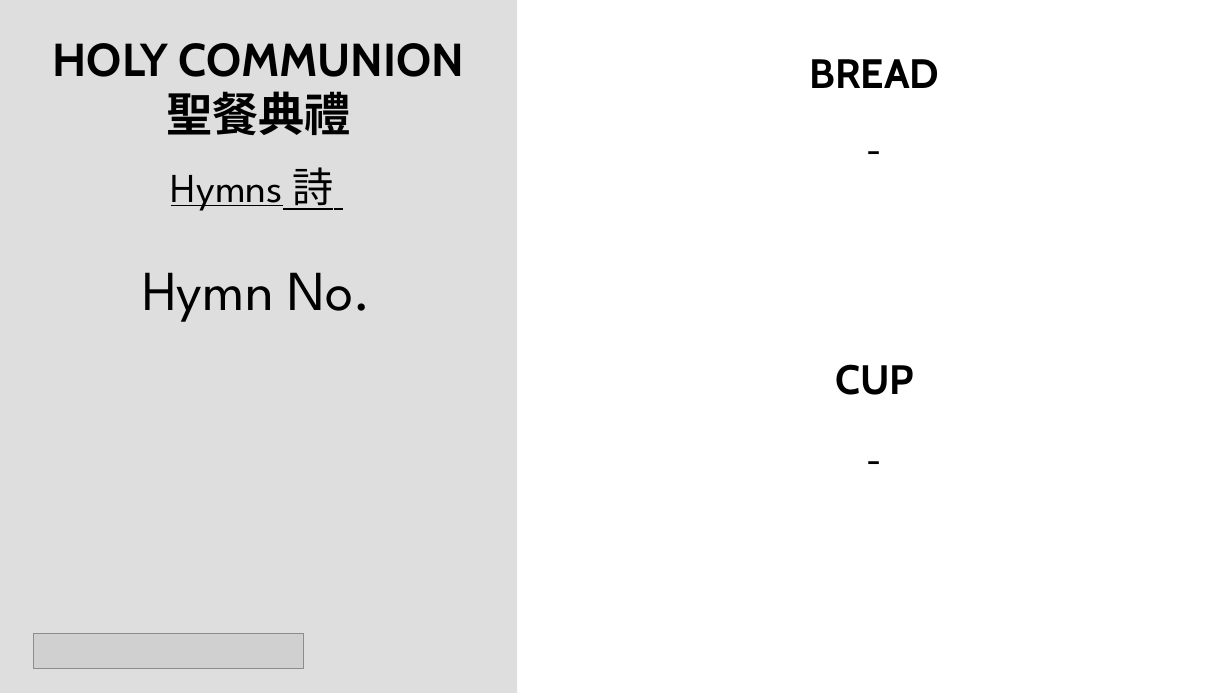
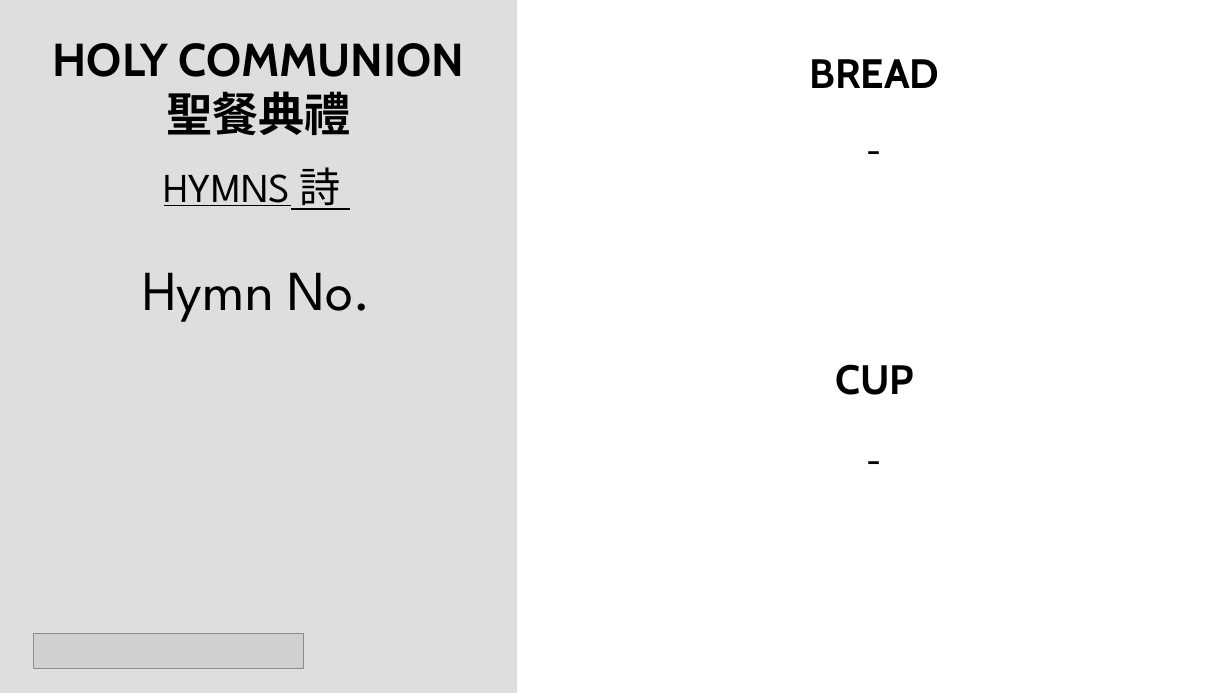
Before and after one commit to calebchanwy/tjc-powerpoint, a slide deck: slide 7 of TJCPowerPoint/bin/Debug/Files/ServiceWidescreen.pptx. Drawn at 1232x693 pixels with LibreOffice and Linux fonts; fonts in the diff are those of the drawing; grey boxes stand for pictures; background and template pictures are left out. Boxes give left, top, right and bottom in pixels: in the first picture for what was removed or moved away, otherwise in the second. Text is boxed around its words. In the diff, an @@ line names an element or a change of style, - is before the commit and + after.

```diff
--- a/TJCPowerPoint/bin/Debug/Files/ServiceWidescreen.pptx
+++ b/TJCPowerPoint/bin/Debug/Files/ServiceWidescreen.pptx
@@ text at box(164, 167, 341, 210): text changed @@
-Hymns 詩
+HYMNS 詩
```
Also in this commit, not shown: 3 other slides changed, 34 other files.
